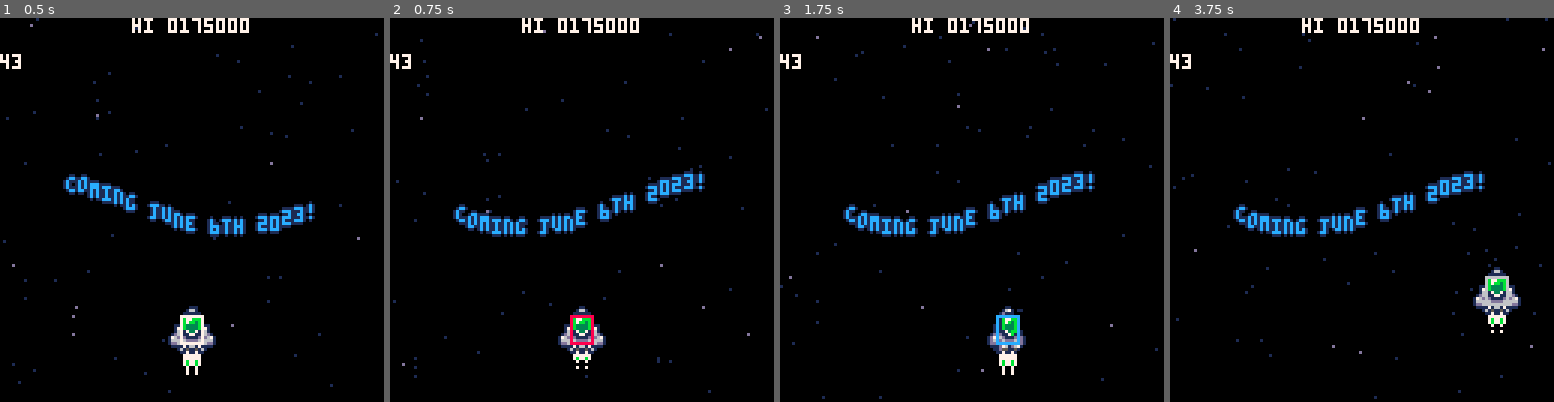
Above: before the commit, frames 1-4 (left to right).
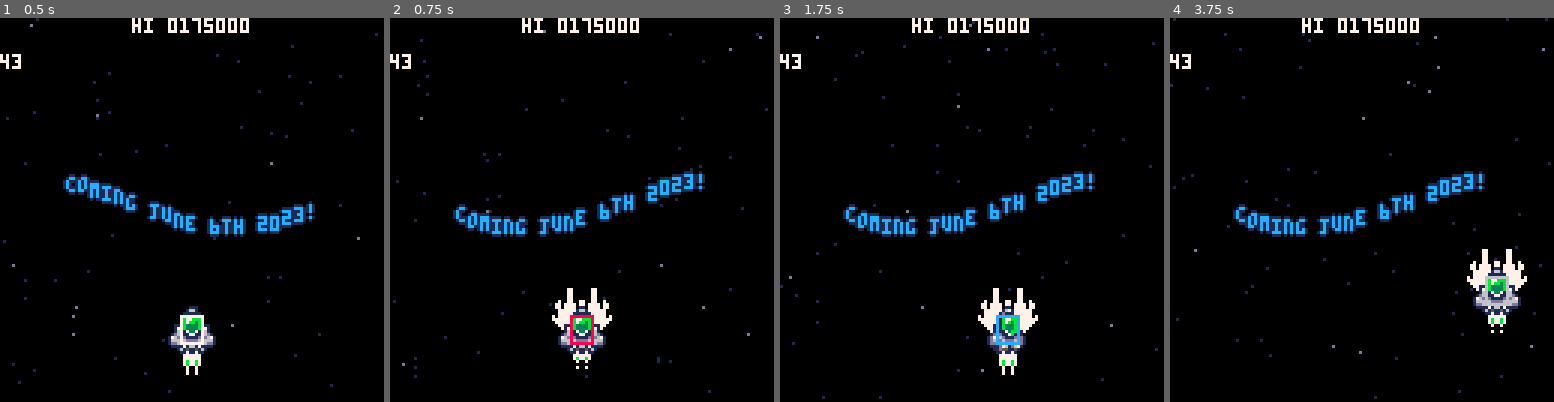
Above: after the commit, the same moments.

Repository: wimpysworld/antsy-alien-attack-pico
Game: PICO-8 cartridge main.p8
Two runs of this game, one before a commit and one after it. Both use one fixed random seed, a clock stepped at 60 frames per second and the inputs below.
Inputs:
- Up to frame 1 (0.5 s): tap X (X key) at 0.33 s
- Up to frame 2 (0.75 s): tap O (Z key) at 0.7 s
- Up to frame 3 (1.75 s): tap X (X key) at 1.07 s; hold Right from 1.6 s (still down); tap O (Z key) at 1.7 s
- Up to frame 4 (3.75 s): tap X (X key) at 1.85, 2.97 s; release Right at 2.1 s; tap O (Z key) every 0.4 s from 2.1 to 3.7 s; hold Up 2.15-2.42 s; hold Right 2.47-3.03 s; hold Left 3.08-3.58 s; hold Down from 3.63 s (still down)

Frame 1 is identical in both runs. In frame 2, 0.7% of the frame differs, in the area x 42-58%, y 70-82%; in frame 3, 0.7%, in the area x 51-68%, y 70-83%; in frame 4, 0.7%.

Commit message:
feat: emit muzzle flashes when firing
Limit muzzle flashes to the number of active players so to avoid painting a "million" sprites under the player ship Danmaku kicks in

Diff:
--- a/main.p8
+++ b/main.p8
@@ -877,6 +877,18 @@
   end
   pl.sprite.frame=mid(1.1,spr_frame,5.9)
 
+  //fire lazer
+  if btn(4,controller) then
+   if pl.shot_cooldown_timer<=0 and pl.shot_enabled then
+    pl.shot_cooldown_timer=pl.shot_cooldown
+    emit_muzzle_flash(pl.num)
+   end
+  end
+
+  pl.shot_cooldown_timer-=1
+  pl.shot_cooldown_timer=max(pl.shot_cooldown_timer,0)
+
+
   // animate jets
   sprite_loop_frame(pl.jet,0.3)
 
@@ -885,10 +897,34 @@
 end
 
 function draw_players()
+ draw_muzzle_flashes()
  for pl in all(players) do
   sprite_draw(pl.sprite,pl.x,pl.y)
   sprite_draw(pl.jet,pl.x+3,pl.y+15)
   sprite_draw(pl.jet,pl.x+6,pl.y+15)
+ end
+end
+
+function emit_muzzle_flash(player_num)
+ if #flashes<active_players() then
+  add(flashes,{
+   player=player_num,
+   sprite=sprite_create({32,34,36,38},2,2)
+  })
+  sound_play(players[player_num].sfx_shoot)
+ end
+end
+
+function draw_muzzle_flashes()
+ for fl in all(flashes) do
+  local pl=players[fl.player]
+  sprite_loop_frame(fl.sprite,0.45)
+  if fl.sprite.frame>#fl.sprite.frames then
+   del(flashes,fl)
+  else
+   sprite_draw(fl.sprite,pl.x-4,pl.y-6)
+   sprite_draw(fl.sprite,pl.x+4,pl.y-6)
+  end
  end
 end
 
